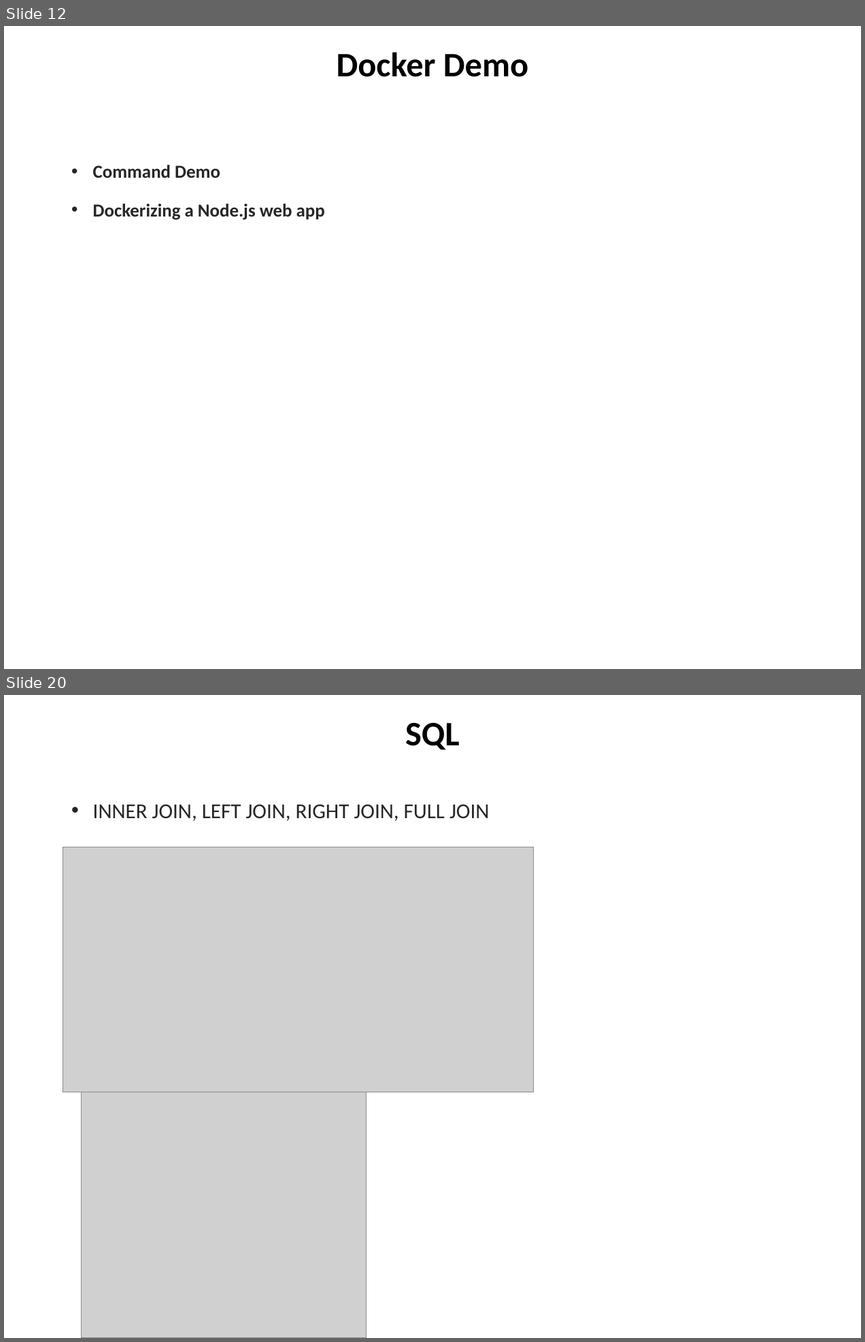
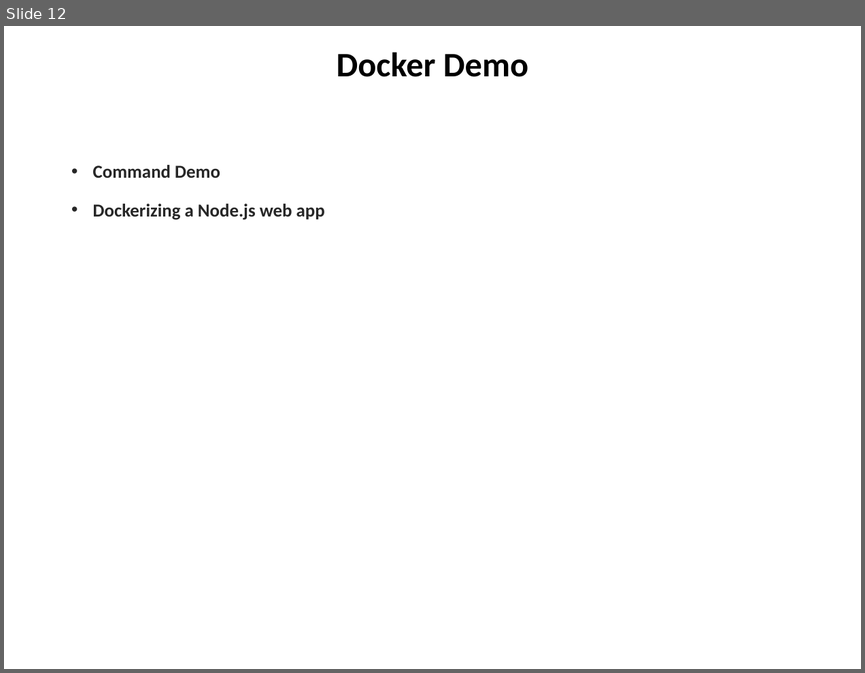
Before and after one commit to chuacw/SGUS-Slides, a slide deck: BCI - Batch2 - Day5 - Docker & Node & Express.pptx. Shown one above the other, each under a label of ours: slides 12 and 20 before the commit, slide 12 after it; the slides between them are not shown. The pictures are 865x1342 and 865x673 pixels, drawn with LibreOffice and Linux fonts; fonts in the diff are those of the drawing; grey boxes stand for pictures. Boxes give left, top, right and bottom in pixels: in the first picture for what was removed or moved away, otherwise in the second. Text is boxed around its words. In the diff, an @@ line names an element or a change of style, - is before the commit and + after.

```diff
--- a/BCI - Batch2 - Day5 - Docker & Node & Express.pptx
+++ b/BCI - Batch2 - Day5 - Docker & Node & Express.pptx
@@ slide 20 removed at (4, 695, 861, 1338), background #FFFFFF @@
@@ title removed at (405, 723, 460, 750) @@
-SQL
@@ text removed at (93, 804, 489, 821) @@
-• INNER JOIN, LEFT JOIN, RIGHT JOIN, FULL JOIN
@@ picture removed at (63, 847, 534, 1091) @@
@@ picture removed at (81, 1091, 366, 1338) @@
```
Also in this commit, not shown: 25 other slides removed, 13 other files.
